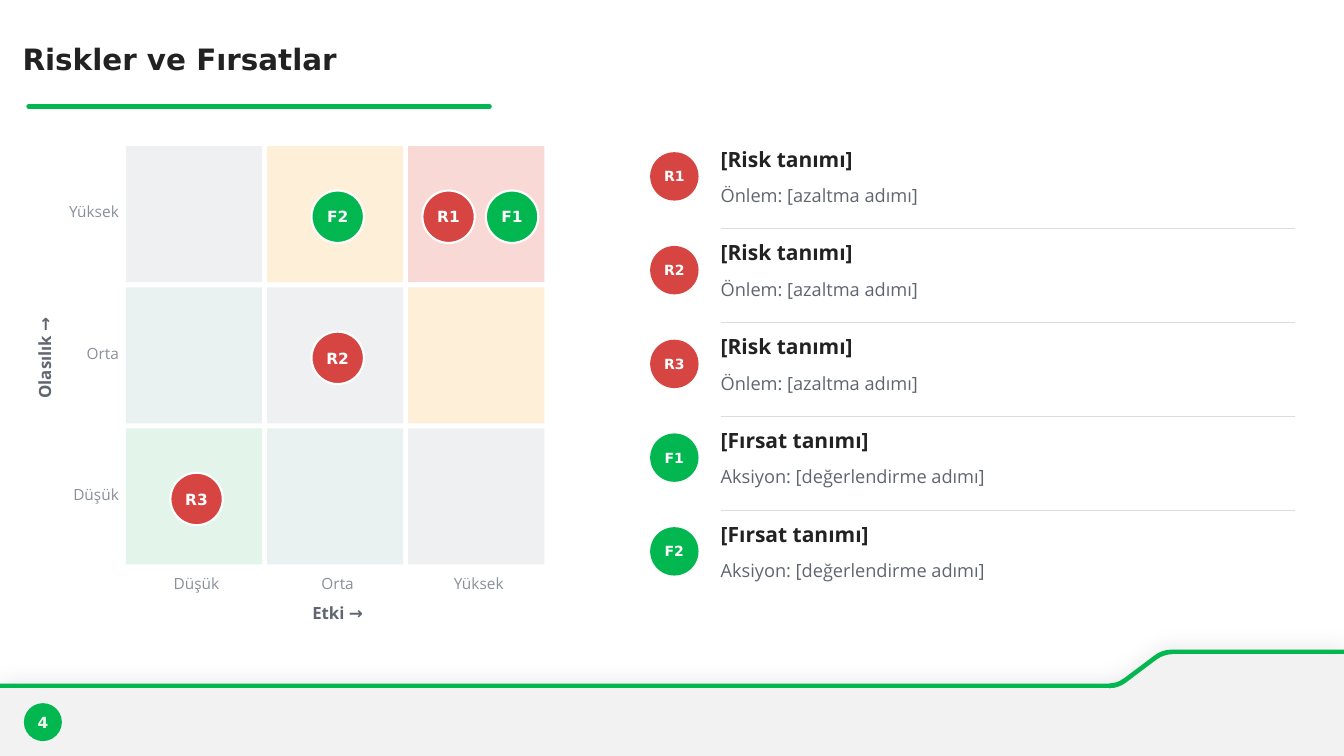
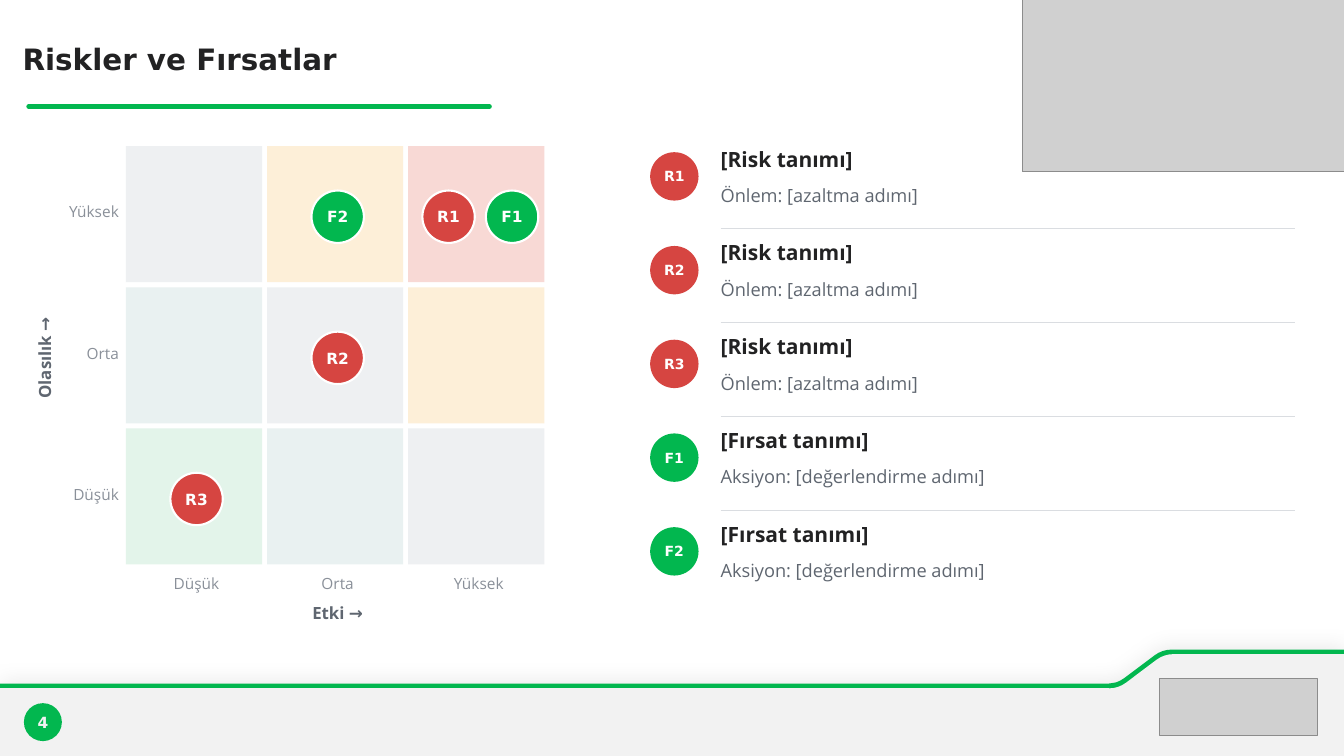
Before and after one commit to nadirtrkmn38-cell/turkmens, a slide deck: slide 4 of staj/ciktilar/Is-Plani-Taslagi-ESA.pptx. Drawn at 1344x756 pixels with LibreOffice and Linux fonts; fonts in the diff are those of the drawing; grey boxes stand for pictures; background and template pictures are left out. Boxes give left, top, right and bottom in pixels: in the first picture for what was removed or moved away, otherwise in the second. Text is boxed around its words. In the diff, an @@ line names an element or a change of style, - is before the commit and + after.

```diff
--- a/staj/ciktilar/Is-Plani-Taslagi-ESA.pptx
+++ b/staj/ciktilar/Is-Plani-Taslagi-ESA.pptx
@@ picture added at [1022,0,1344,172] @@
@@ freeform shape removed at [0,649,1344,756] @@
@@ freeform shape removed at [0,654,1344,756] @@
@@ freeform shape added at [0,649,1344,756], fill #02B74F @@
@@ freeform shape added at [0,654,1344,756], fill #F2F2F2 @@
@@ picture added at [1159,679,1317,735] @@
```
Also in this commit, not shown: 6 other slides changed.
